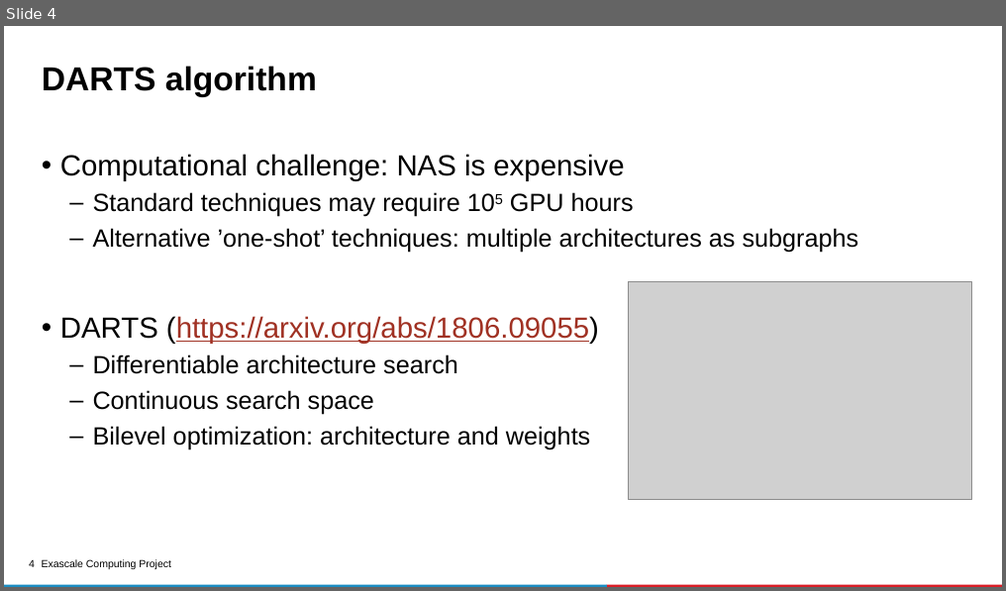
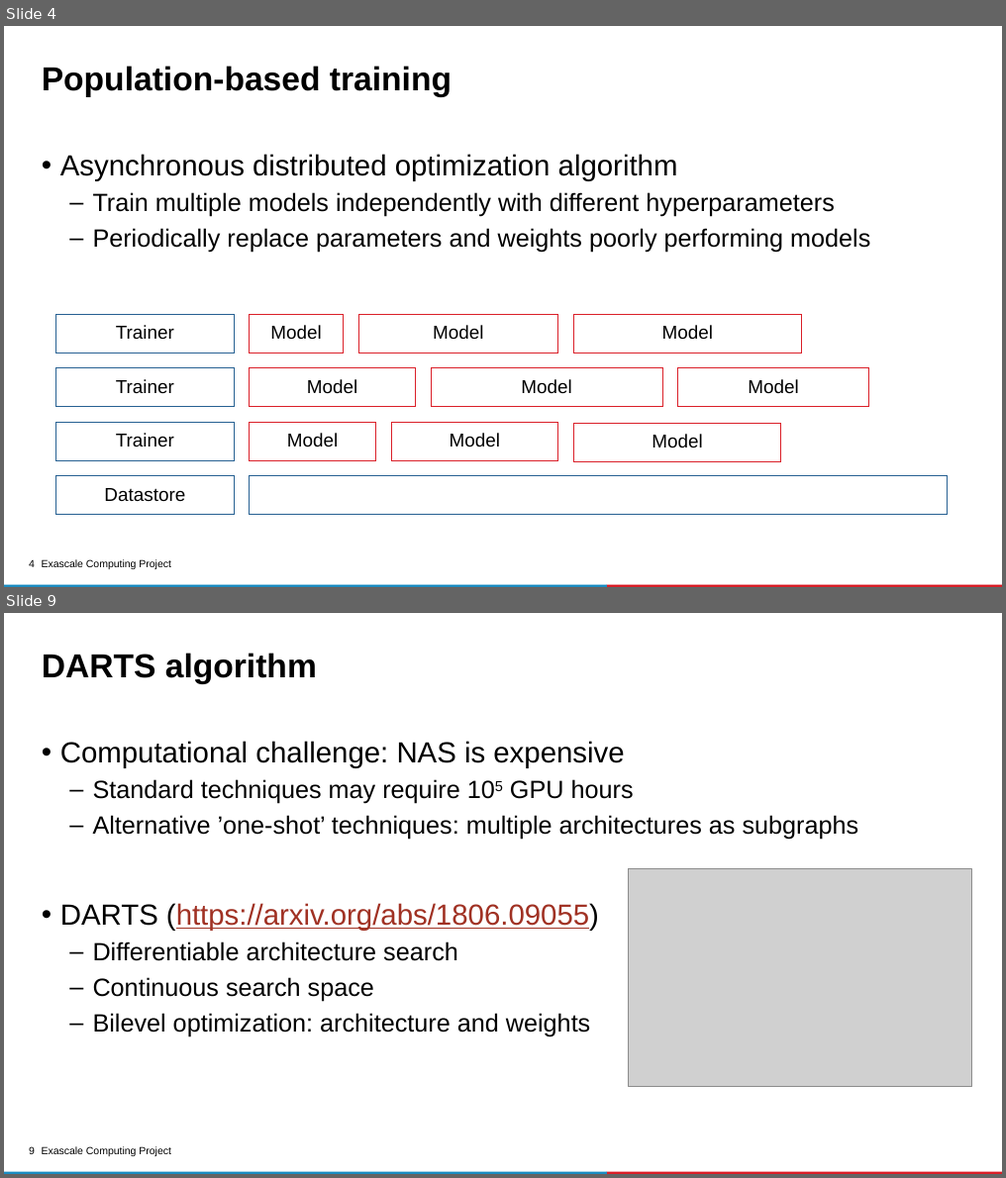
Before and after one commit to ECP-CANDLE/Tutorials, a slide deck: 2020/ECP/slides/05-nas.pptx. Shown one above the other, each under a label of ours: slide 4 before the commit, slides 4 and 9 after it; the slides between them are not shown. The pictures are 1006x591 and 1006x1178 pixels, drawn with LibreOffice and Linux fonts; fonts in the diff are those of the drawing; grey boxes stand for pictures; background and template pictures are left out. Boxes give left, top, right and bottom in pixels: in the first picture for what was removed or moved away, otherwise in the second. Text is boxed around its words. In the diff, an @@ line names an element or a change of style, - is before the commit and + after.

```diff
--- a/2020/ECP/slides/05-nas.pptx
+++ b/2020/ECP/slides/05-nas.pptx
@@ slide 4 added at [4,26,1002,587], background #FFFFFF; not listed: 4 template elements that a slide beside it also shows @@
@@ title added at [42,66,451,97], 32 pt, text #000000, bold @@
+Population-based training
@@ text added at [60,154,870,253], 24 pt, text #000000 @@
+• Asynchronous distributed optimization algorithm
+  – Train multiple models independently with different hyperparameters
+  – Periodically replace parameters and weights poorly performing models
@@ rectangle added at [56,314,234,353], fill #FFFFFF, outline #266092 0.75 pt, 18 pt, text #000000 @@
+Trainer
@@ rectangle added at [250,314,344,353], fill #FFFFFF, outline #DA1F28 0.75 pt, 18 pt, text #000000 @@
+Model
@@ rectangle added at [358,314,558,353], fill #FFFFFF, outline #DA1F28 0.75 pt, 18 pt, text #000000 @@
+Model
@@ rectangle added at [573,314,801,353], fill #FFFFFF, outline #DA1F28 0.75 pt, 18 pt, text #000000 @@
+Model
@@ rectangle added at [56,369,234,407], fill #FFFFFF, outline #266092 0.75 pt, 18 pt, text #000000 @@
+Trainer
@@ rectangle added at [250,369,416,407], fill #FFFFFF, outline #DA1F28 0.75 pt, 18 pt, text #000000 @@
+Model
@@ rectangle added at [431,369,662,407], fill #FFFFFF, outline #DA1F28 0.75 pt, 18 pt, text #000000 @@
+Model
@@ rectangle added at [678,369,868,407], fill #FFFFFF, outline #DA1F28 0.75 pt, 18 pt, text #000000 @@
+Model
@@ rectangle added at [56,422,234,461], fill #FFFFFF, outline #266092 0.75 pt, 18 pt, text #000000 @@
+Trainer
@@ rectangle added at [250,422,376,461], fill #FFFFFF, outline #DA1F28 0.75 pt, 18 pt, text #000000 @@
+Model
@@ rectangle added at [391,422,558,461], fill #FFFFFF, outline #DA1F28 0.75 pt, 18 pt, text #000000 @@
+Model
@@ rectangle added at [573,424,781,463], fill #FFFFFF, outline #DA1F28 0.75 pt, 18 pt, text #000000 @@
+Model
@@ rectangle added at [56,475,234,515], fill #FFFFFF, outline #266092 0.75 pt, 18 pt, text #000000 @@
+Datastore
@@ rectangle added at [250,475,947,515], fill #FFFFFF, outline #266092 0.75 pt @@
@@ what was slide 4 is now slide 9 @@
@@ page number at [29,1147,35,1155]: text changed @@
-4
+9
```
Also in this commit, not shown: 5 slides changed, 4 other slides added.
